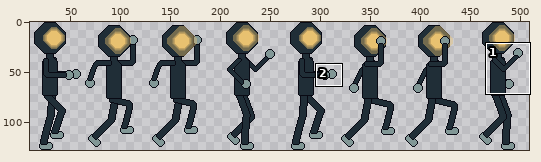
Sprite sheet -- 2DCorruptionUnityProject/Assets/_Sprites/Player/Run-Sheet.png. The picture above shows the old version from afar; the outline marks the close-up.
Close-up. First the earlier version:
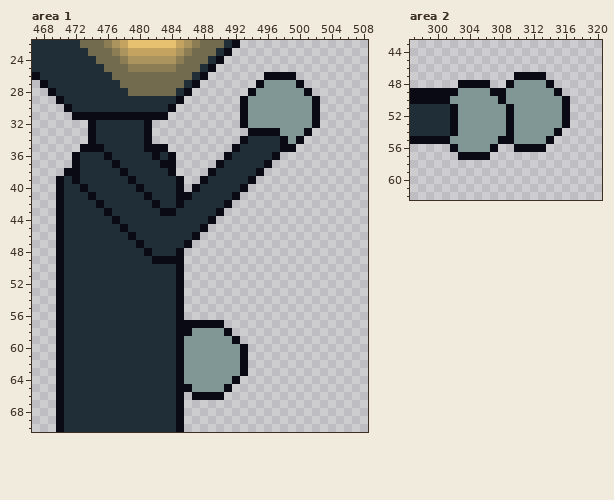
The file is 512x128 pixels. Shown: area 1: x 467..508, y 22..70; area 2: x 297..320, y 43..62. The wide view leaves out empty margins. The commit also changed other parts of the picture, which this record leaves out.
The result:
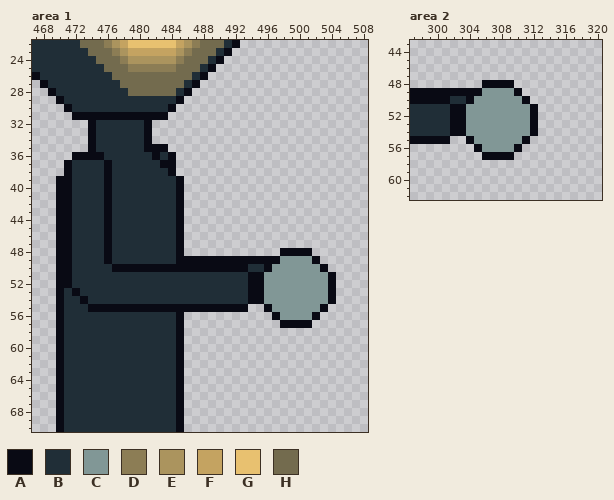
Palette (. is transparent): A #090a14  B #202e37  C #819796  D #8c7d55  E #ab945e  F #c4a361  G #e8c170  H #736b4e
Diff:
Area 1:
y 26: x 496..499 AAAA -> ....
y 27: x 495..500 ACCCCA -> ......
y 28: x 494..501 ACCCCCCA -> ........
y 29..32: x 493..502 ACCCCCCCCA -> ..........
y 33: x 494..501 AAAACCCA -> ........
y 34: x 493..500 ABBBBACA -> ........
y 35: x 473 A -> .; x 475 A -> B; x 492..499 ABBBBBAA -> ........
y 36: x 473..476 BBBA -> AAAB; x 491..497 ABBBBBA -> .......
y 37: x 471..472 .A -> AB; x 476..477 BA -> AB; x 490..496 ABBBBBA -> .......
y 38: x 472 A -> B; x 476 B -> A; x 478 A -> B; x 489..495 ABBBBBA -> .......
y 39: x 471..472 BA -> AB; x 476 B -> A; x 479 A -> B; x 488..494 ABBBBBA -> .......
y 40: x 471 B -> A; x 473 A -> B; x 476 B -> A; x 480 A -> B; x 487..493 ABBBBBA -> .......
y 41: x 471 B -> A; x 474 A -> B; x 476 B -> A; x 481 A -> B; x 486..492 ABBBBBA -> .......
y 42: x 471 B -> A; x 475..476 AB -> BA; x 482 A -> B; x 486..491 BBBBBA -> ......
y 43: x 471 B -> A; x 483..490 AABBBBBA -> BBA.....
y 44: x 471 B -> A; x 476..477 BA -> AB; x 485..489 BBBBA -> A....
y 45: x 471 B -> A; x 476 B -> A; x 478 A -> B; x 485..488 BBBA -> A...
y 46: x 471 B -> A; x 476 B -> A; x 479 A -> B; x 485..487 BBA -> A..
y 47: x 471 B -> A; x 476 B -> A; x 480 A -> B; x 485..486 BA -> A.
y 48: x 471 B -> A; x 476 B -> A; x 481 A -> B; x 498..501 .... -> AAAA
y 49: x 471 B -> A; x 476 B -> A; x 482..484 AAA -> BBB; x 486..502 ................. -> AAAAAAAAAAAACCCCA
y 50: x 471 B -> A; x 477..484 BBBBBBBB -> AAAAAAAA; x 486..503 .................. -> AAAAAAAABBACCCCCCA
y 51..52: x 471 B -> A; x 485..504 A................... -> BBBBBBBBBAACCCCCCCCA
y 53: x 472 B -> A; x 485..504 A................... -> BBBBBBBBBAACCCCCCCCA
y 54: x 473 B -> A; x 485..504 A................... -> BBBBBBBBBAACCCCCCCCA
y 55: x 474..484 BBBBBBBBBBB -> AAAAAAAAAAA; x 486..493 ........ -> AAAAAAAA; x 496..503 ........ -> ACCCCCCA
y 56: x 497..502 ...... -> ACCCCA
y 57: x 486..490 AAAAA -> .....; x 498..501 .... -> AAAA
y 58: x 486..491 ACCCCA -> ......
y 59: x 486..492 CCCCCCA -> .......
y 60..63: x 486..493 CCCCCCCA -> ........
y 64: x 486..492 CCCCCCA -> .......
y 65: x 486..491 ACCCCA -> ......
y 66: x 487..490 AAAA -> ....
Area 2:
y 47: x 310..313 AAAA -> ....
y 48: x 303..305 AAA -> ...; x 307..308 .. -> AA; x 310..314 CCCCA -> .....
y 49: x 303..305 CCC -> AAA; x 307..308 AA -> CC; x 310..315 CCCCCA -> A.....
y 50: x 302..304 CCC -> BBA; x 308 A -> C; x 311..316 CCCCCA -> A.....
y 51..53: x 303 C -> A; x 309 A -> C; x 312..316 CCCCA -> A....
y 54: x 303 C -> A; x 309 A -> C; x 312..315 CCCA -> A...
y 55: x 302..304 CCC -> ..A; x 308..309 AA -> CC; x 311..314 CCCA -> A...
y 56: x 302..305 ACCC -> ...A; x 307..309 A.. -> CCC; x 311..313 AAA -> ...
y 57: x 303..305 AAA -> ...; x 307..309 ... -> AAA
Changed places in both close-ups, as pixel boxes (x1, y1, x2, y2):
changed: (64, 72, 336, 400)
changed: (450, 72, 570, 160)
